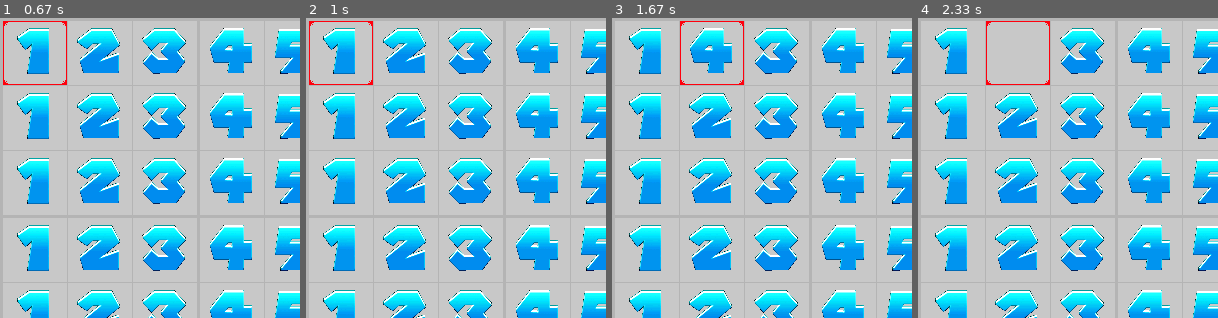
Above: before the commit, frames 1-4 (left to right).
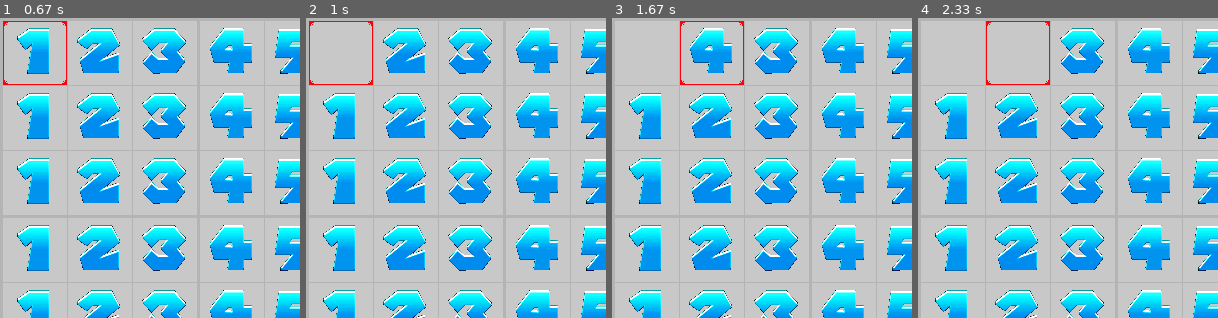
Above: after the commit, the same moments.

Repository: lexi-h/mysudoku-pygame
Game: pygame game, started from sudoku-main.py
Same seed, same stepped clock (60 frames per second), same inputs: the game is played once before the commit and once after it.
Inputs:
- Up to frame 1 (0.67 s): tap Enter at 0.33 s
- Up to frame 2 (1 s): tap 1 at 0.67 s
- Up to frame 3 (1.67 s): hold Right 1-1.47 s; tap 4 at 1.5 s
- Up to frame 4 (2.33 s): tap 9 at 1.83 s; tap 0 at 2.17 s
The pictures show only the part of the screen within x 0-50%, y 0-50%; the shares and areas given below are measured in that part.

Frame 1 is identical in both runs. In frame 2, 1.2% of the frame differs, in the area x 5-17%, y 3-19%; in frame 3, 1.2%; in frame 4, 1.2%.

Commit message:
allow toggling by pressing the same number

Diff:
--- a/sudoku-main.py
+++ b/sudoku-main.py
@@ -75,7 +75,12 @@
 
     def modify(self, new_value):
         if self.isModifiable:
+            if self.value == new_value: #allow toggling by pressing the same number
+                new_value = -1
+
             self.value = new_value
+
+            #load image
             self.image_name = "empty.png"
             if self.value != -1:
                 self.image_name = "blue" + str(self.value) + ".png"
